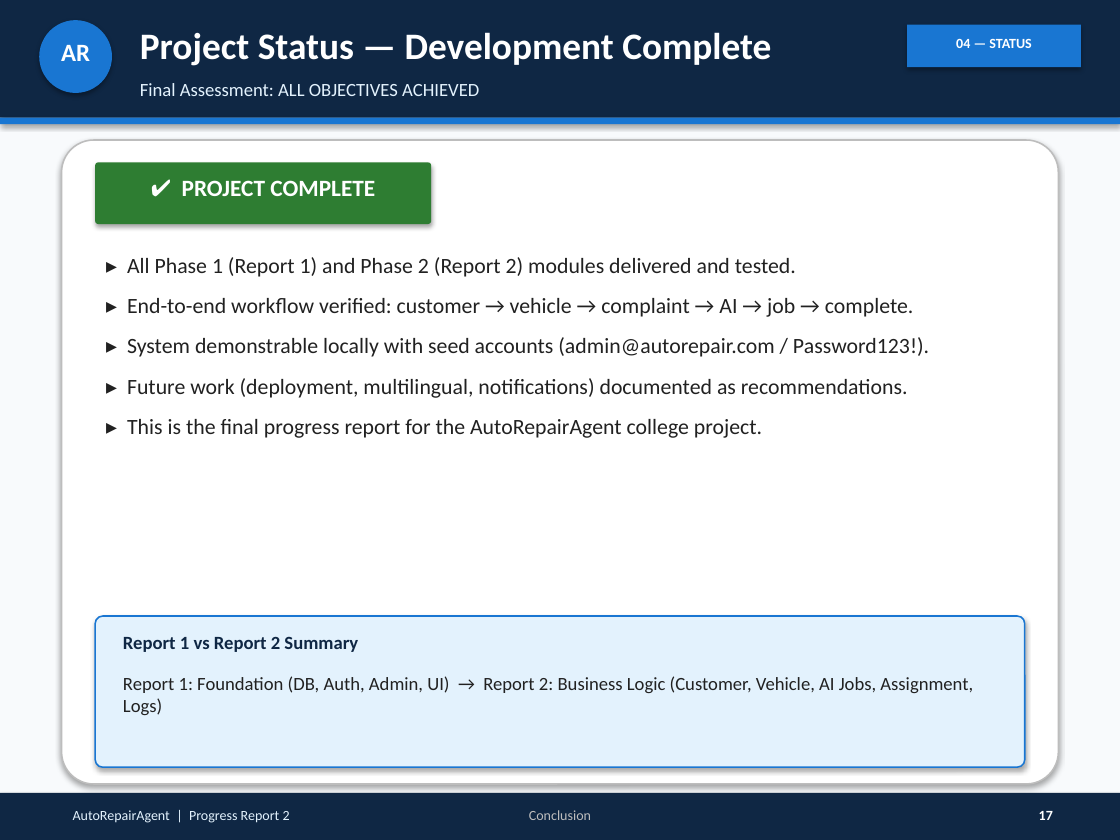
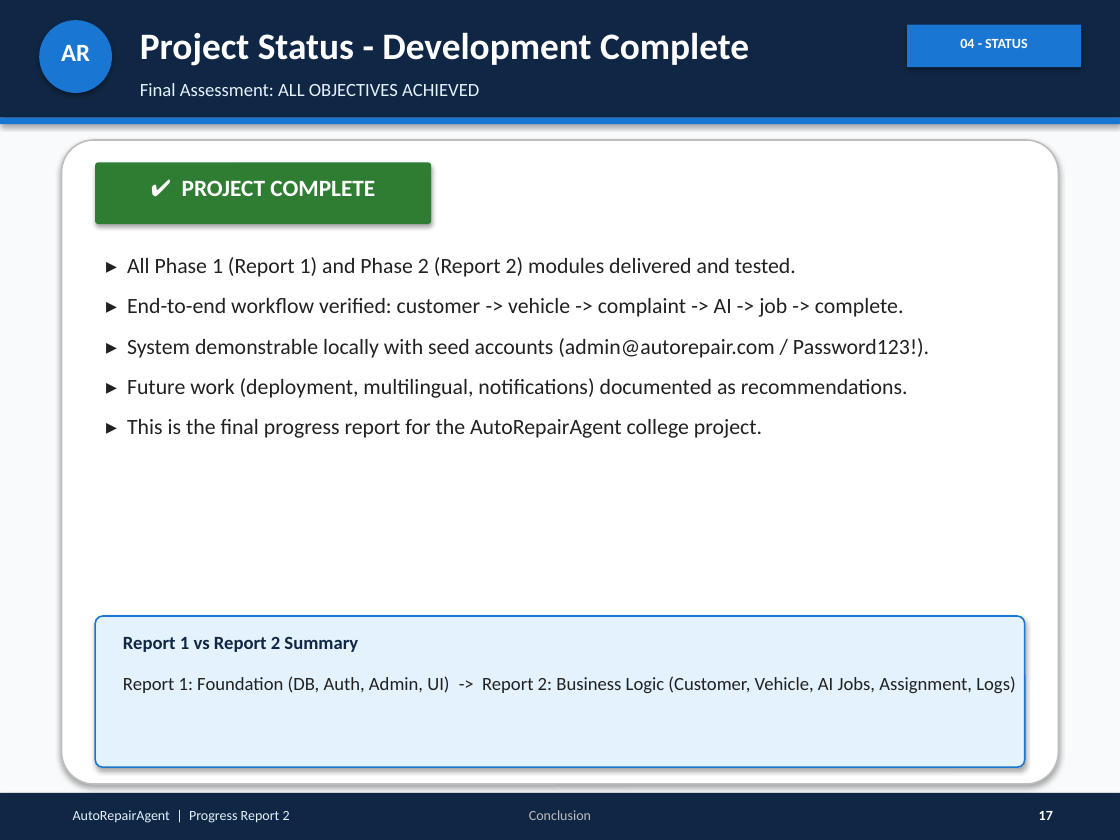
Before and after one commit to anish452/AutoWorkshop, a slide deck: slide 17 of docs/Progress_Report_2_AutoRepairAgent.pptx. Drawn at 1120x840 pixels with LibreOffice and Linux fonts; fonts in the diff are those of the drawing. Boxes give left, top, right and bottom in pixels: in the first picture for what was removed or moved away, otherwise in the second. Text is boxed around its words. In the diff, an @@ line names an element or a change of style, - is before the commit and + after.

```diff
--- a/docs/Progress_Report_2_AutoRepairAgent.pptx
+++ b/docs/Progress_Report_2_AutoRepairAgent.pptx
@@ text at bbox=[140, 32, 749, 66]: text changed @@
-Project Status — Development Complete
+Project Status - Development Complete
@@ text at bbox=[960, 39, 1027, 48]: text changed @@
-04 — STATUS
+04 - STATUS
@@ text at bbox=[127, 298, 904, 317]: text changed @@
-▸ End-to-end workflow verified: customer → vehicle → complaint → AI → job → complete.
+▸ End-to-end workflow verified: customer -> vehicle -> complaint -> AI -> job -> complete.
@@ text at bbox=[123, 676, 1015, 693]: text changed @@
-Report 1: Foundation (DB, Auth, Admin, UI) → Report 2: Business Logic (Customer, Vehicle, AI Jobs, Assignment, Logs)
+Report 1: Foundation (DB, Auth, Admin, UI) -> Report 2: Business Logic (Customer, Vehicle, AI Jobs, Assignment, Logs)
```
Also in this commit, not shown: 18 other slides changed, 1 slide removed, 15 other files.
